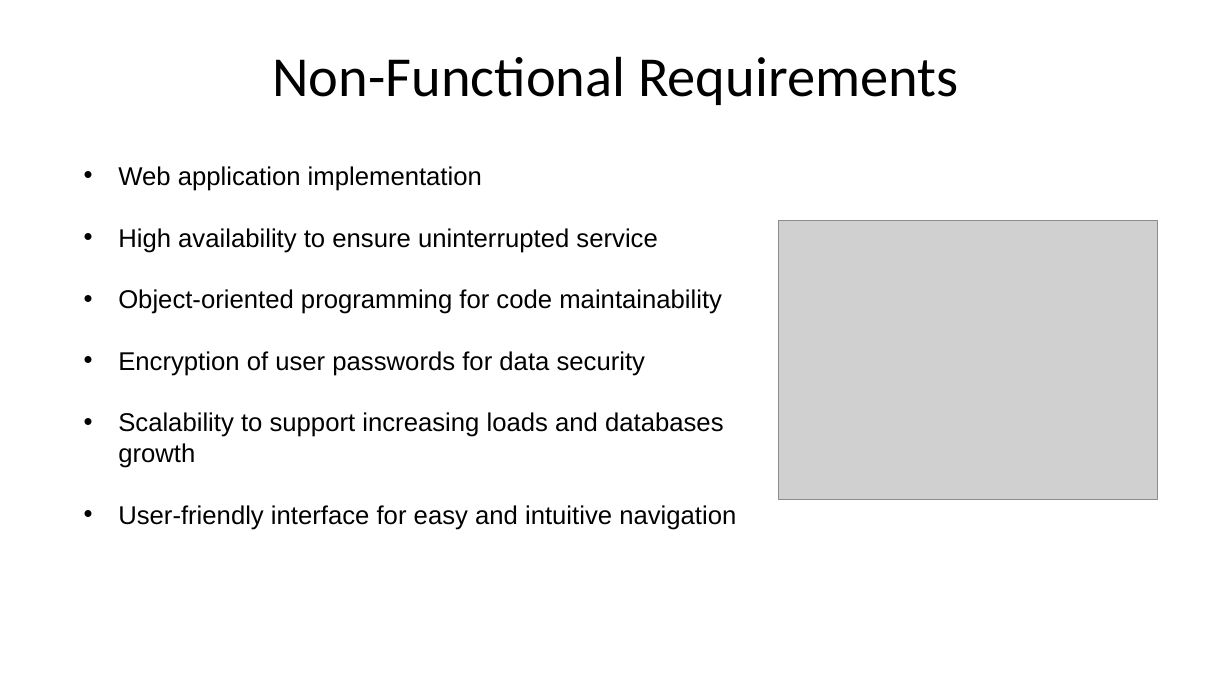
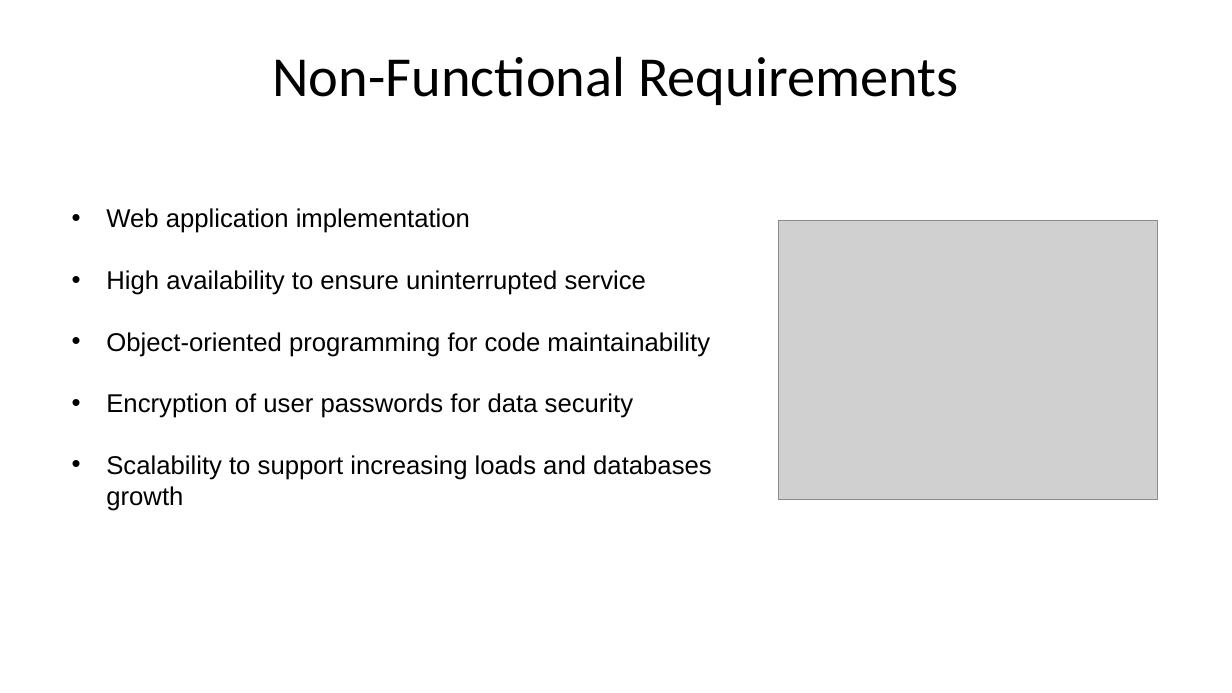
Before and after one commit to FedericoCavedoni/LSMSD_Project, a slide deck: slide 5 of docs/LSMSD_Presentation.pptx. Drawn at 1232x693 pixels with LibreOffice and Linux fonts; fonts in the diff are those of the drawing; grey boxes stand for pictures; background and template pictures are left out. Boxes give left, top, right and bottom in pixels: in the first picture for what was removed or moved away, otherwise in the second. Text is boxed around its words. In the diff, an @@ line names an element or a change of style, - is before the commit and + after.

Commit message:
change of the presentation

```diff
--- a/docs/LSMSD_Presentation.pptx
+++ b/docs/LSMSD_Presentation.pptx
@@ text "Web application implementation": place and size @@
-text "Web application implementation" at bbox=[118, 166, 736, 530]
+text "Web application implementation" at bbox=[106, 208, 712, 511]
@@ text at bbox=[118, 505, 736, 530]: paragraph removed @@
-• User-friendly interface for easy and intuitive navigation
```
